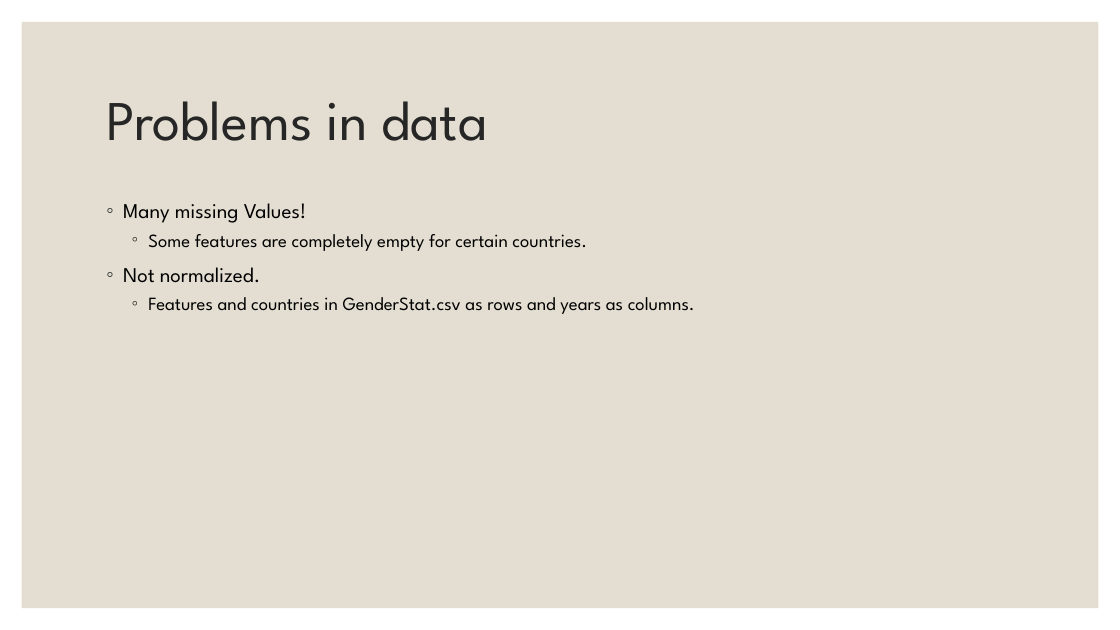
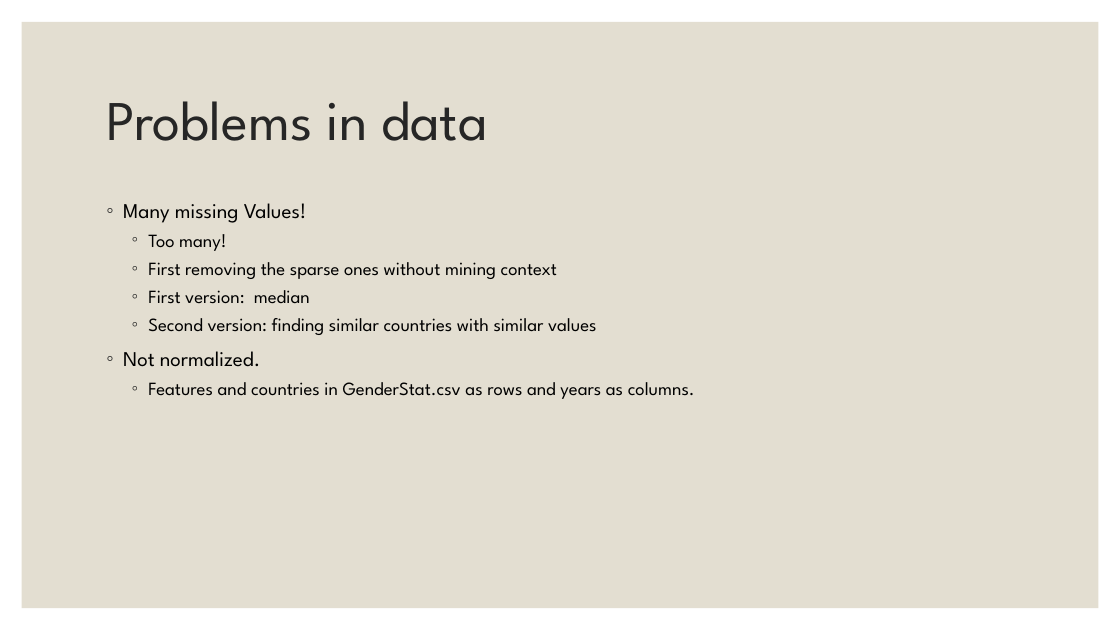
Before and after one commit to EylonSaadon/DataScienceWorkShop, a slide deck: slide 8 of Sallary gap predictionfrom Project Demo.pptx (slide 9 before the commit). Drawn at 1120x630 pixels with LibreOffice and Linux fonts; fonts in the diff are those of the drawing. Boxes give left, top, right and bottom in pixels: in the first picture for what was removed or moved away, otherwise in the second. Text is boxed around its words. In the diff, an @@ line names an element or a change of style, - is before the commit and + after.

```diff
--- a/Sallary gap predictionfrom Project Demo.pptx
+++ b/Sallary gap predictionfrom Project Demo.pptx
@@ text at [148,234,597,335]: text changed @@
-  ◦ Some features are completely empty for certain countries.
+  ◦ Too many!
+  ◦ First removing the sparse ones without mining context
+  ◦ First version: median
+  ◦ Second version: finding similar countries with similar values
```
Also in this commit, not shown: 5 other slides changed, 1 slide added, 1 slide removed.
